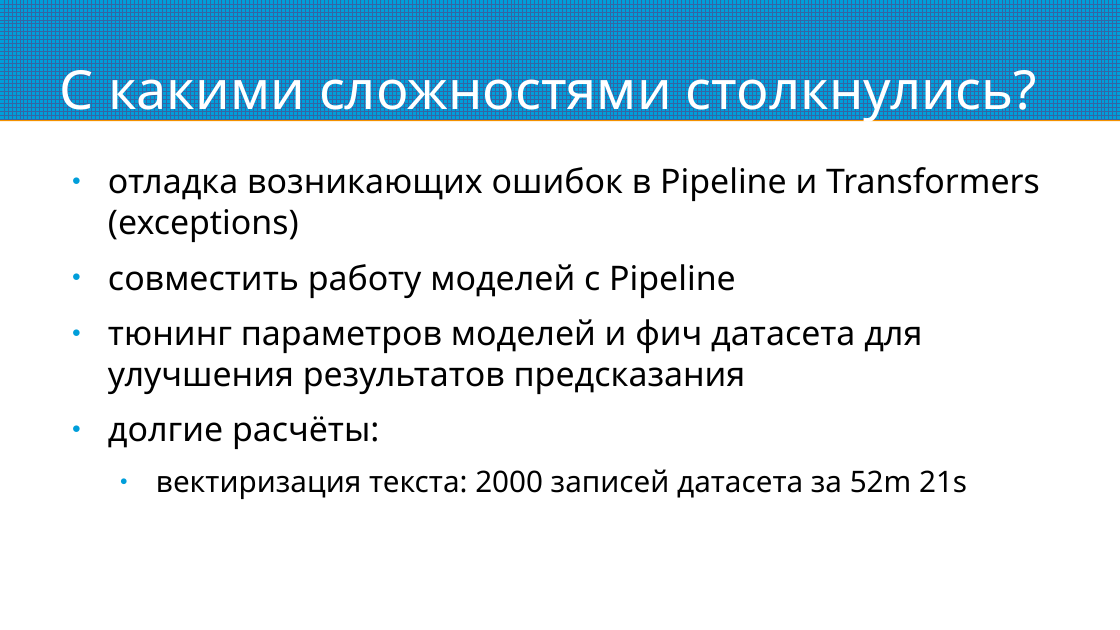
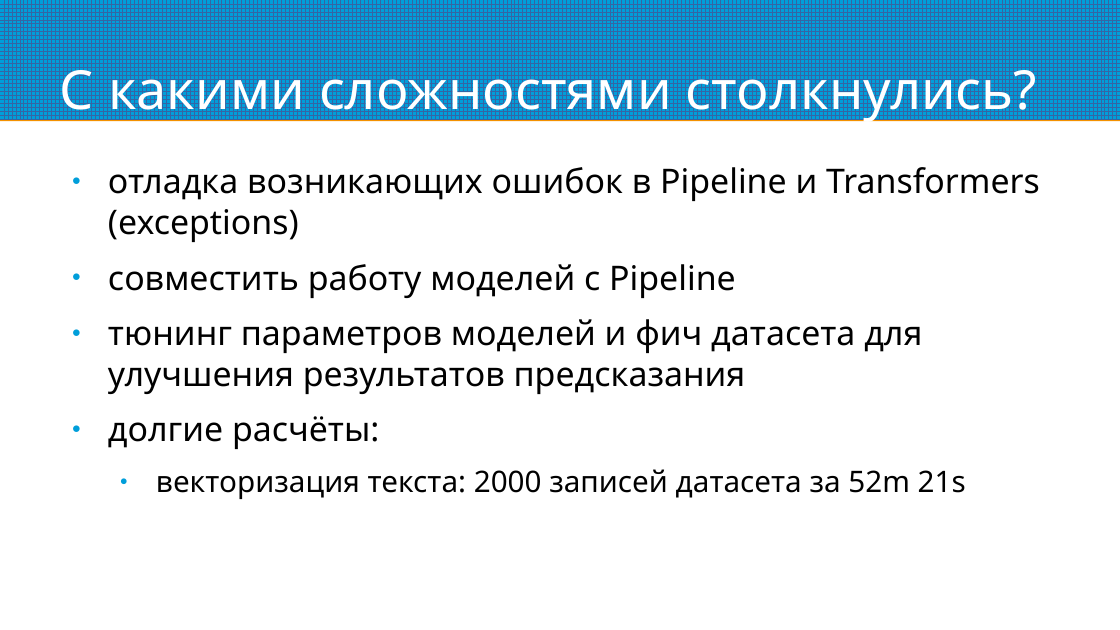
Before and after one commit to IIShabalin/OTUS-ML, a slide deck: slide 23 of Final/final.odp (slide 21 before the commit). Drawn at 1120x630 pixels with LibreOffice and Linux fonts; fonts in the diff are those of the drawing. Boxes give left, top, right and bottom in pixels: in the first picture for what was removed or moved away, otherwise in the second. Text is boxed around its words. In the diff, an @@ line names an element or a change of style, - is before the commit and + after.

```diff
--- a/Final/final.odp
+++ b/Final/final.odp
@@ text at (156,469,966,499): text changed @@
-  ● вектиризация текста: 2000 записей датасета за 52m 21s
+  ● векторизация текста: 2000 записей датасета за 52m 21s
```
Also in this commit, not shown: 4 other slides changed, 2 slides added, 4 other files.
